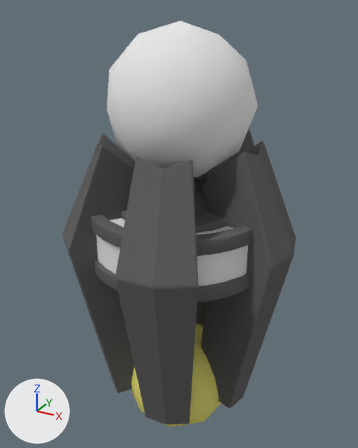
An edit to the Blender file Assets/Models/RoomObjects/PowerSpawn/powerSpawn3.blend, drawn before and after from the same camera.
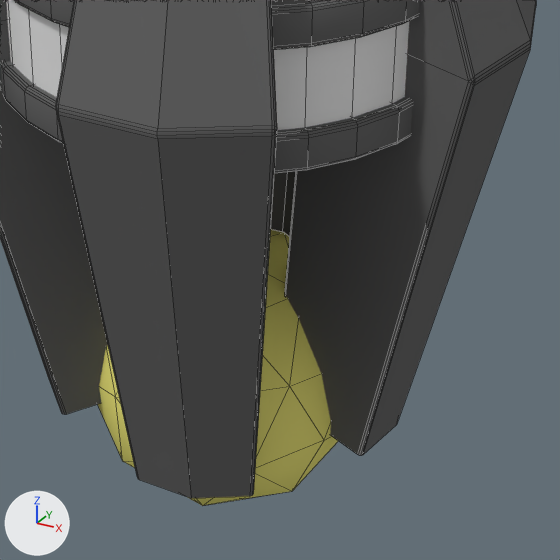
Each version is shown whole from a 50 mm lens placed at (1.234, -2.244, 2.164), pointed at (-0.03, 0.053, 1.015), then close up on the part from 26% to 85% of the width and 53% to 100% of the height. The axes (+X, +Y, +Z) are drawn at lower left. The lights are the same throughout. The first two pictures are the older version. The close-ups show mesh edges as thin lines.

Objects in the first close-up: 'Base', 'Energy'.
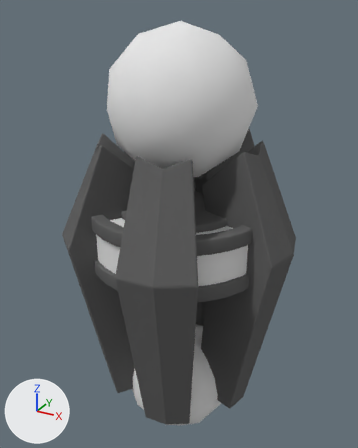
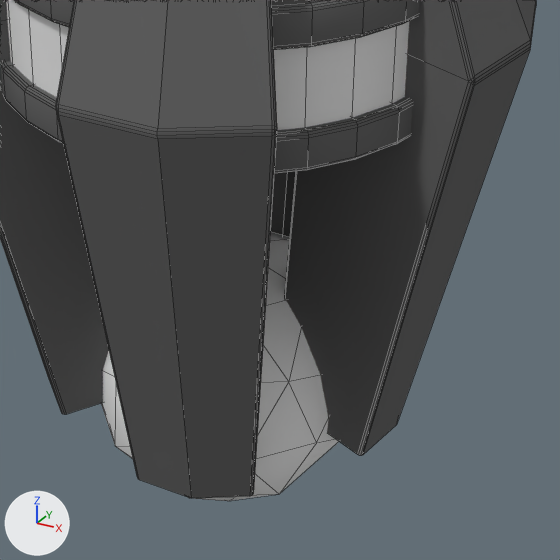
Diff of the bpy script that builds the scene:
```diff
--- a/Assets/Models/RoomObjects/PowerSpawn/powerSpawn3.blend.py
+++ b/Assets/Models/RoomObjects/PowerSpawn/powerSpawn3.blend.py
@@ me_icosphere_002 @@
 # used by ob_energy; location = (0.0, 0.0, 0.0); rotation_euler = (-0.105, 3.142, 6.388), in degrees (-6, 180, 6)
-me_icosphere_002.from_pydata(...)  # 42 vertices, 80 faces; spans x -0.324..0.324, y -0.341..0.341, z -0.341..0.341
-me_icosphere_002.materials.append(mat_energy)  # yellow #e7e078
+me_icosphere_002.from_pydata(...)  # 42 vertices, 80 faces; spans x -0.319..0.319, y -0.335..0.335, z -0.335..0.335
+# me_icosphere_002 part 1: the whole mesh is turned -180 degrees about the x axis through its middle and scaled by 0.985
+me_icosphere_002.materials.append(mat_glass)  # white #e7e7e7
@@ ob_energy @@
 ob_energy.location = (0.0, 0.0, 0.0)
-ob_energy.rotation_euler = (-0.105, 3.142, 6.388)  # degrees (-6, 180, 6)
+ob_energy.rotation_euler = (0.0, 0.0524, 0.0524)  # degrees (0, 3, 3)
```

Changed parts and their boxes (x1, y1, x2, y2) in the close-ups (560 x 560 px):
'Energy', recoloured, turned
    before: (97, 229, 338, 506)
    after: (101, 231, 339, 501)
